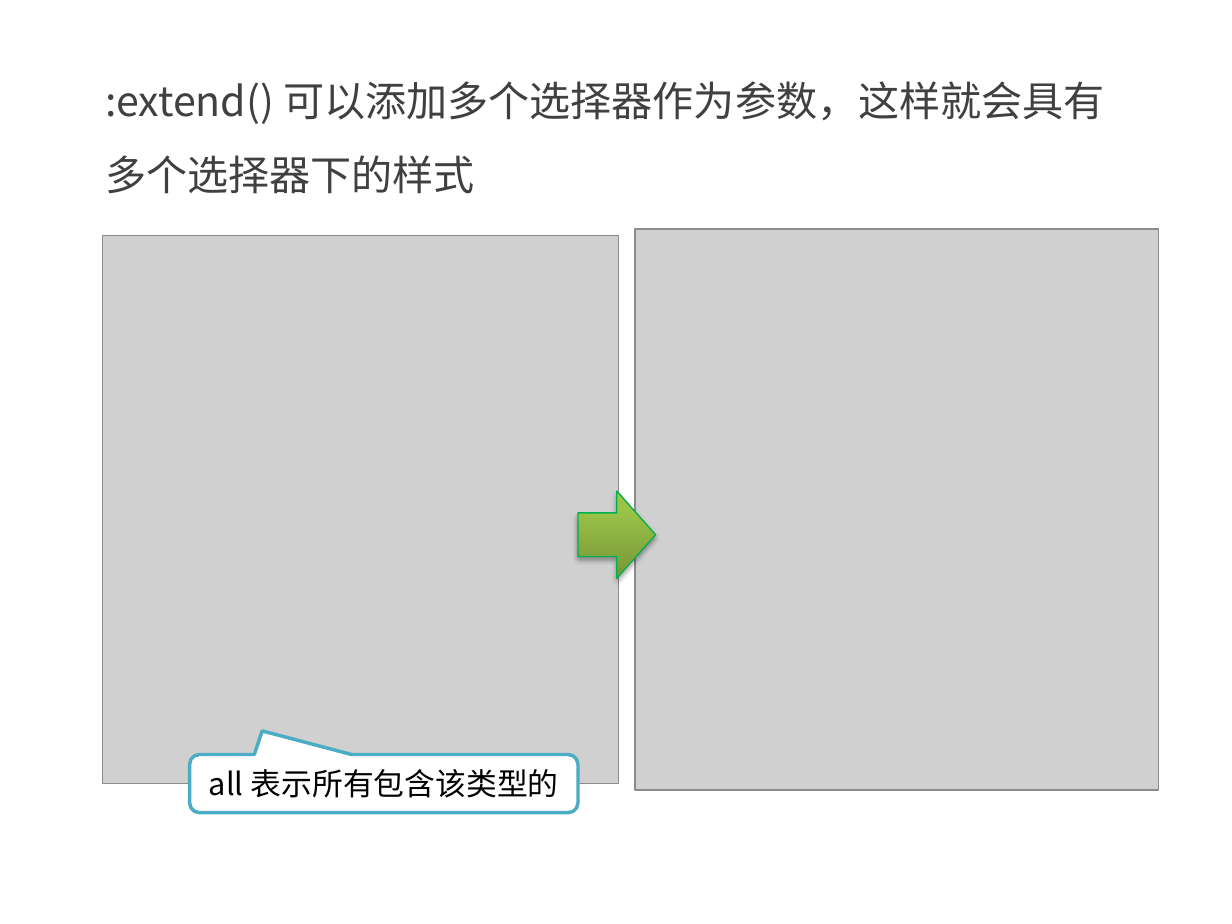
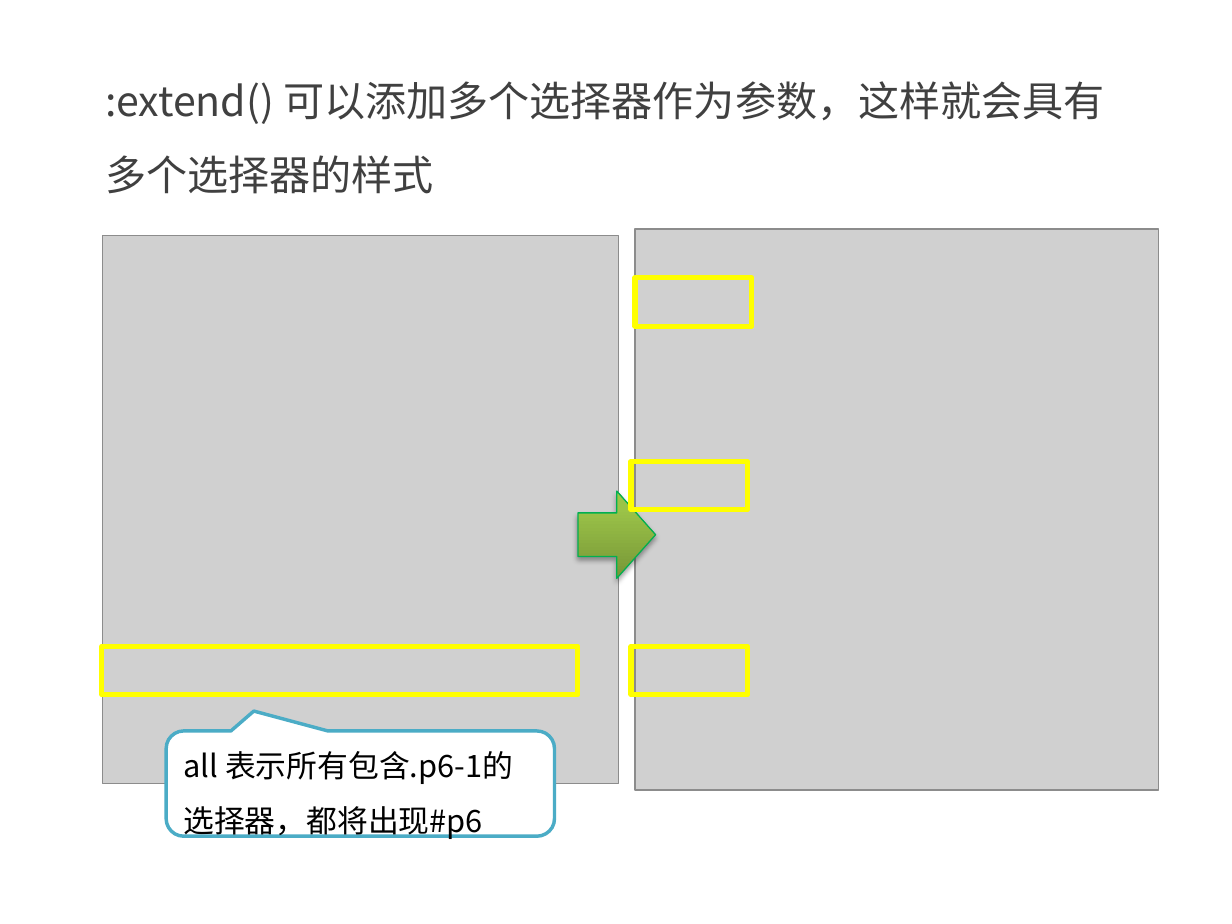
Before and after one commit to kong66/less-class, a slide deck: slide 7 of less-6-合并.pptx. Drawn at 1232x924 pixels with LibreOffice and Linux fonts; fonts in the diff are those of the drawing; grey boxes stand for pictures. Boxes give left, top, right and bottom in pixels: in the first picture for what was removed or moved away, otherwise in the second. Text is boxed around its words. In the diff, an @@ line names an element or a change of style, - is before the commit and + after.

```diff
--- a/less-6-合并.pptx
+++ b/less-6-合并.pptx
@@ text at bbox=[105, 81, 1104, 194]: text changed @@
-:extend() 可以添加多个选择器作为参数，这样就会具有多个选择器下的样式
+:extend() 可以添加多个选择器作为参数，这样就会具有多个选择器的样式
@@ rectangle added at bbox=[636, 277, 753, 325], outline #FFFF00 3 pt @@
@@ rectangle added at bbox=[631, 461, 748, 509], outline #FFFF00 3 pt @@
@@ rectangle added at bbox=[102, 647, 579, 695], outline #FFFF00 3 pt @@
@@ rectangle added at bbox=[631, 647, 748, 695], outline #FFFF00 3 pt @@
@@ rounded speech box "all 表示所有包含.p6-1的选择器，都将出现#p6": place and size @@
-rounded speech box "all 表示所有包含.p6-1的选择器，都将出现#p6" at bbox=[190, 754, 578, 812]
+rounded speech box "all 表示所有包含.p6-1的选择器，都将出现#p6" at bbox=[166, 731, 554, 835]
@@ rounded speech box "all 表示所有包含.p6-1的选择器，都将出现#p6" at bbox=[166, 731, 554, 835]: proportions changed @@
@@ text in rounded speech box at bbox=[183, 751, 513, 839]: text changed @@
-all 表示所有包含该类型的
+all 表示所有包含.p6-1的选择器，都将出现#p6
```
Also in this commit, not shown: 14 other slides changed, 1 slide added, 1 slide removed, 8 other files.
